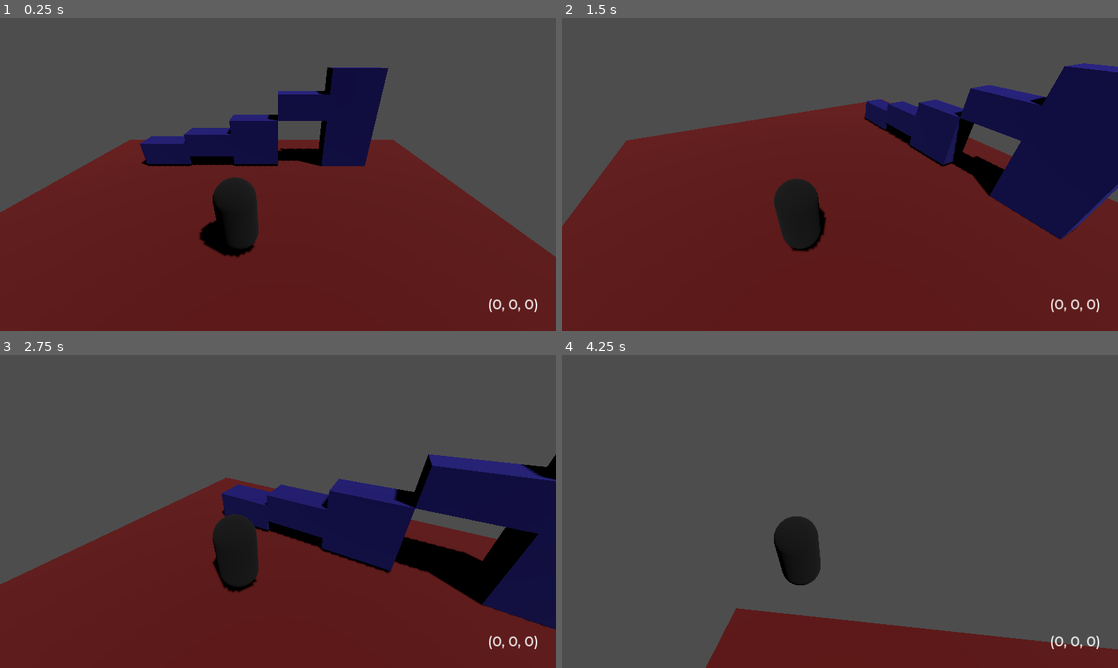
Above: before the commit, frames 1-4 (two rows, left to right).
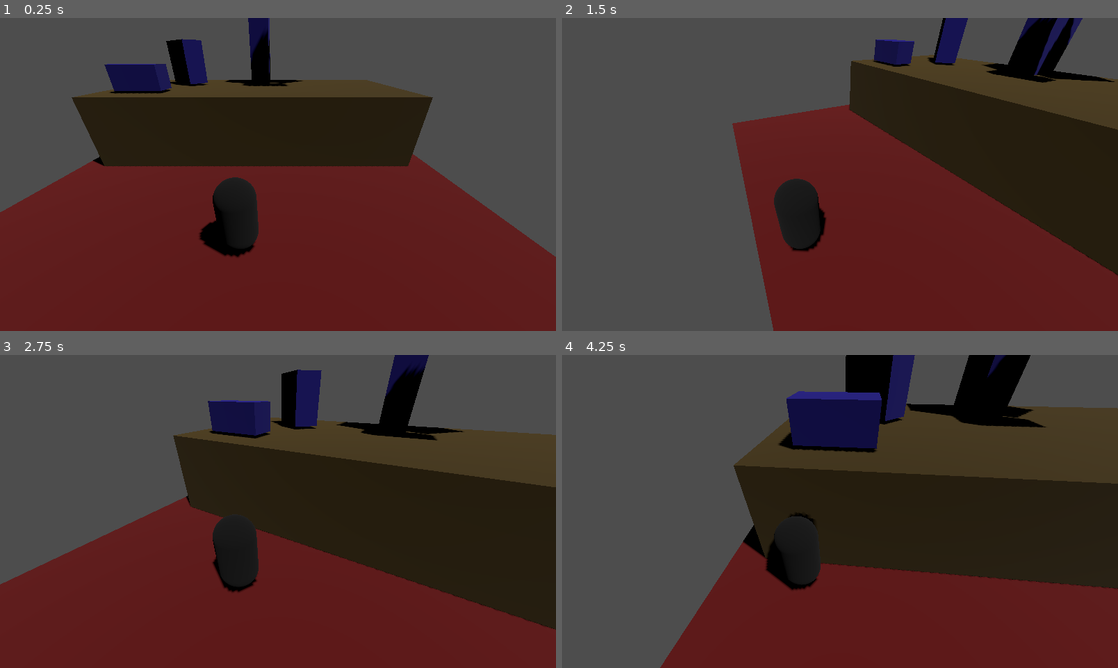
Above: after the commit, the same moments.

Repository: eatablekolas/Raticats
Game: Godot game, scene res://scenes/main.tscn
The game is run twice, just before and just after one commit, with the same random seed, the same clock (stepped at 60 frames per second) and the same inputs. The engine's default icon, where the game draws it, is replaced by a stand-in: a white triangle on a blue panel in a dark square.
Inputs (mouse positions are in pixels of both pictures, inside the frame that each line leads up to):
- Up to frame 1 (0.25 s): no input
- Up to frame 2 (1.5 s): tap Enter at 0.5 s; move the mouse to (962, 158) at 0.52 s; hold D (move_right) 0.53-1.28 s; hold Space (jump) 0.53-1.28 s; click (962, 158) at 0.67 s; move the mouse to (812, 174) at 1.27 s; hold W (move_forward) from 1.28 s (still down); tap Space (jump) at 1.35 s
- Up to frame 3 (2.75 s): keep holding W (move_forward); tap Space (jump) at 1.52, 1.82 s; move the mouse to (289, 505) at 2.02 s; hold Space (jump) from 2.03 s (still down)
- Up to frame 4 (4.25 s): keep holding W (move_forward); move the mouse to (834, 517) at 2.77 s; release Space (jump) at 2.78 s; tap Space (jump) at 2.85, 3.02, 3.32 s; click (834, 517) at 2.92 s; move the mouse to (878, 514) at 3.52 s; hold Space (jump) from 3.53 s (still down)

The runs differ from the first frame. In frame 1, 19% of the frame differs, in the area x 12-97%, y 0-94%; in frame 2, 43%; in frame 3, 33%; in frame 4, 52%, in the area x 17-100%, y 0-100%.

Commit message:
Finished the basic parkour system
Also added a little parkour track for testing purposes.

Diff:
--- a/scenes/ground.tscn
+++ b/scenes/floor.tscn
@@ -10,7 +10,7 @@
 material = SubResource("StandardMaterial3D_ljxii")
 size = Vector3(16, 0.5, 16)
 
-[node name="Ground" type="StaticBody3D"]
+[node name="Floor" type="StaticBody3D"]
 transform = Transform3D(1, 0, 0, 0, 1, 0, 0, 0, 1, 0, -0.25, 0)
 collision_mask = 3
 
--- a/scenes/main.tscn
+++ b/scenes/main.tscn
@@ -1,13 +1,23 @@
-[gd_scene load_steps=10 format=3 uid="uid://bpogdemkdgtug"]
+[gd_scene load_steps=13 format=3 uid="uid://bpogdemkdgtug"]
 
 [ext_resource type="PackedScene" uid="uid://df0xqxcqv0rld" path="res://scenes/player.tscn" id="1_ffk2f"]
 [ext_resource type="Script" path="res://scripts/main.gd" id="1_qx230"]
-[ext_resource type="PackedScene" uid="uid://dtofj7g73urmo" path="res://scenes/ground.tscn" id="3_at54k"]
+[ext_resource type="PackedScene" uid="uid://dtofj7g73urmo" path="res://scenes/floor.tscn" id="3_at54k"]
 [ext_resource type="Shader" uid="uid://camjyvxeib5vi" path="res://pixelation.tres" id="3_f0qx8"]
 [ext_resource type="Texture2D" uid="uid://dhx2b1uqbyruu" path="res://textures/icon.svg" id="4_0euw1"]
 [ext_resource type="PackedScene" uid="uid://uxll01ja0fun" path="res://scenes/obstacles/medium_obstacle.tscn" id="5_of67v"]
 [ext_resource type="PackedScene" uid="uid://l17s2v4ee8rt" path="res://scenes/obstacles/tall_obstacle.tscn" id="6_idben"]
 [ext_resource type="PackedScene" uid="uid://cp4suwc6dbfdw" path="res://scenes/obstacles/small_obstacle.tscn" id="6_kkkow"]
+
+[sub_resource type="BoxShape3D" id="BoxShape3D_q1nir"]
+size = Vector3(14, 3, 7)
+
+[sub_resource type="StandardMaterial3D" id="StandardMaterial3D_nxo7a"]
+albedo_color = Color(0.235294, 0.176471, 0, 1)
+
+[sub_resource type="BoxMesh" id="BoxMesh_wy3lx"]
+material = SubResource("StandardMaterial3D_nxo7a")
+size = Vector3(14, 3, 7)
 
 [sub_resource type="ShaderMaterial" id="ShaderMaterial_rguwr"]
 shader = ExtResource("3_f0qx8")
@@ -22,24 +32,36 @@
 
 [node name="Player" parent="." instance=ExtResource("1_ffk2f")]
 
-[node name="Ground" parent="." instance=ExtResource("3_at54k")]
+[node name="Floor" parent="." instance=ExtResource("3_at54k")]
+transform = Transform3D(1, 0, 0, 0, 1, 0, 0, 0, 1, 0, -0.25, -5)
+
+[node name="Ground" type="StaticBody3D" parent="."]
+transform = Transform3D(1, 0, 0, 0, 1, 0, 0, 0, 1, 0, 1.5, -8)
+collision_layer = 5
+collision_mask = 3
+
+[node name="CollisionShape3D" type="CollisionShape3D" parent="Ground"]
+shape = SubResource("BoxShape3D_q1nir")
+
+[node name="MeshInstance3D" type="MeshInstance3D" parent="Ground"]
+mesh = SubResource("BoxMesh_wy3lx")
 
 [node name="Obstacles" type="Node3D" parent="."]
 
-[node name="Obstacle" parent="Obstacles" instance=ExtResource("6_idben")]
-transform = Transform3D(1, 0, 0, 0, 1, 0, 0, 0, 1, 4, 0, -5)
+[node name="Obstacle" parent="Obstacles" instance=ExtResource("6_kkkow")]
+transform = Transform3D(1, 0, 0, 0, 1, 0, 0, 0, 1, -5, 3.1, -6)
 
 [node name="Obstacle2" parent="Obstacles" instance=ExtResource("5_of67v")]
-transform = Transform3D(1, 0, 0, 0, 1, 0, 0, 0, 1, 0, 0.1, -5)
+transform = Transform3D(0.707107, 0, -0.707107, 0, 1, 0, 0.707107, 0, 0.707107, -4, 3.1, -9)
 
-[node name="Obstacle3" parent="Obstacles" instance=ExtResource("6_kkkow")]
-transform = Transform3D(1, 0, 0, 0, 1, 0, 0, 0, 1, -4, 0.1, -5)
+[node name="Obstacle3" parent="Obstacles" instance=ExtResource("6_idben")]
+transform = Transform3D(-4.37114e-08, 0, -1, 0, 1, 0, 1, 0, -4.37114e-08, 0, 3, -10)
+
+[node name="Obstacle4" parent="Obstacles" instance=ExtResource("5_of67v")]
+transform = Transform3D(-0.707107, 0, -0.707107, 0, 1, 0, 0.707107, 0, -0.707107, 4, 8, -9)
 
 [node name="Obstacle5" parent="Obstacles" instance=ExtResource("6_kkkow")]
-transform = Transform3D(1, 0, 0, 0, 1, 0, 0, 0, 1, 2, 2.1, -5)
-
-[node name="Obstacle4" parent="Obstacles" instance=ExtResource("6_kkkow")]
-transform = Transform3D(1, 0, 0, 0, 1, 0, 0, 0, 1, -2, 0.5, -5)
+transform = Transform3D(1, 0, 0, 0, 1, 0, 0, 0, 1, 5, 12.25, -6)
 
 [node name="PixelShader" type="Sprite2D" parent="."]
 visible = false
--- a/scenes/player.tscn
+++ b/scenes/player.tscn
@@ -92,32 +92,32 @@
 
 [node name="Left" type="RayCast3D" parent="Character/CharacterCollider/CharacterMesh/LedgeRays/2"]
 transform = Transform3D(1, 0, 0, 0, 1, 0, 0, 0, 1, 0.5, 0, 8.74228e-08)
-target_position = Vector3(0, 0, 1.5)
+target_position = Vector3(0, 0, 0.75)
 collision_mask = 5
 
 [node name="Middle" type="RayCast3D" parent="Character/CharacterCollider/CharacterMesh/LedgeRays/2"]
-target_position = Vector3(0, 0, 1.5)
+target_position = Vector3(0, 0, 0.75)
 collision_mask = 5
 
 [node name="Right" type="RayCast3D" parent="Character/CharacterCollider/CharacterMesh/LedgeRays/2"]
 transform = Transform3D(1, 0, 0, 0, 1, 0, 0, 0, 1, -0.5, 0, 0)
-target_position = Vector3(0, 0, 1.5)
+target_position = Vector3(0, 0, 0.75)
 collision_mask = 5
 
 [node name="1" type="Node3D" parent="Character/CharacterCollider/CharacterMesh/LedgeRays"]
 
 [node name="Left" type="RayCast3D" parent="Character/CharacterCollider/CharacterMesh/LedgeRays/1"]
 transform = Transform3D(1, 0, 0, 0, 1, 0, 0, 0, 1, 0.5, 0, 8.74228e-08)
-target_position = Vector3(0, 0, 1.5)
+target_position = Vector3(0, 0, 0.75)
 collision_mask = 5
 
 [node name="Middle" type="RayCast3D" parent="Character/CharacterCollider/CharacterMesh/LedgeRays/1"]
-target_position = Vector3(0, 0, 1.5)
+target_position = Vector3(0, 0, 0.75)
 collision_mask = 5
 
 [node name="Right" type="RayCast3D" parent="Character/CharacterCollider/CharacterMesh/LedgeRays/1"]
 transform = Transform3D(1, 0, 0, 0, 1, 0, 0, 0, 1, -0.5, 0, 0)
-target_position = Vector3(0, 0, 1.5)
+target_position = Vector3(0, 0, 0.75)
 collision_mask = 5
 
 [node name="CameraPivot" type="Marker3D" parent="Character" node_paths=PackedStringArray("cam", "spring_arm")]
@@ -141,6 +141,7 @@
 current = true
 
 [node name="TestUI" type="ReferenceRect" parent="."]
+visible = false
 anchors_preset = 15
 anchor_right = 1.0
 anchor_bottom = 1.0
--- a/scripts/ledge_controller.gd
+++ b/scripts/ledge_controller.gd
@@ -87,5 +87,5 @@
 	return ledge
 
 # For testing purposes - should remove later
-func _process(_delta):
-	test_label.text = str(get_ledge_position())
+#func _process(_delta):
+	#test_label.text = str(get_ledge_position())
